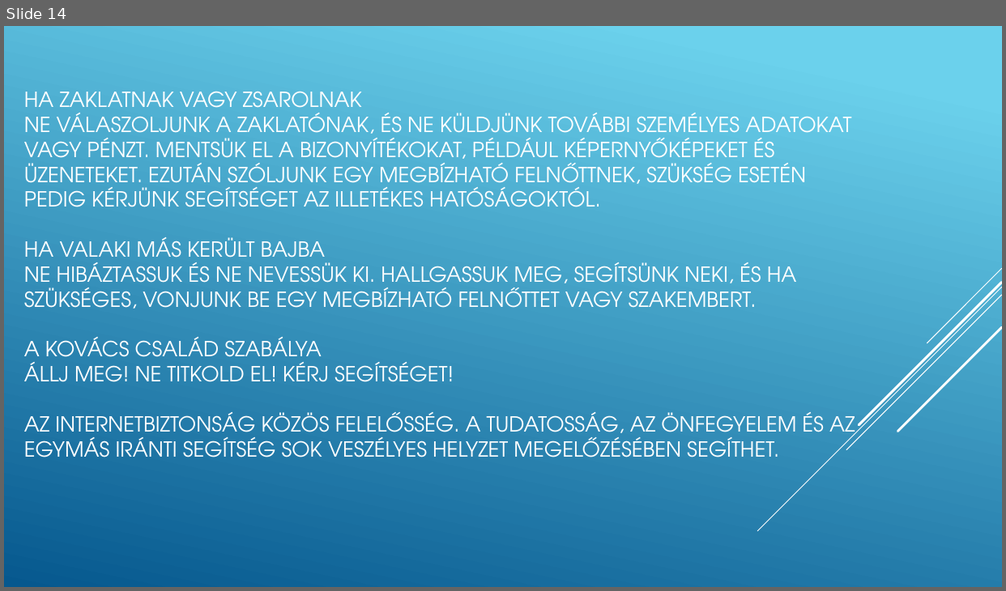
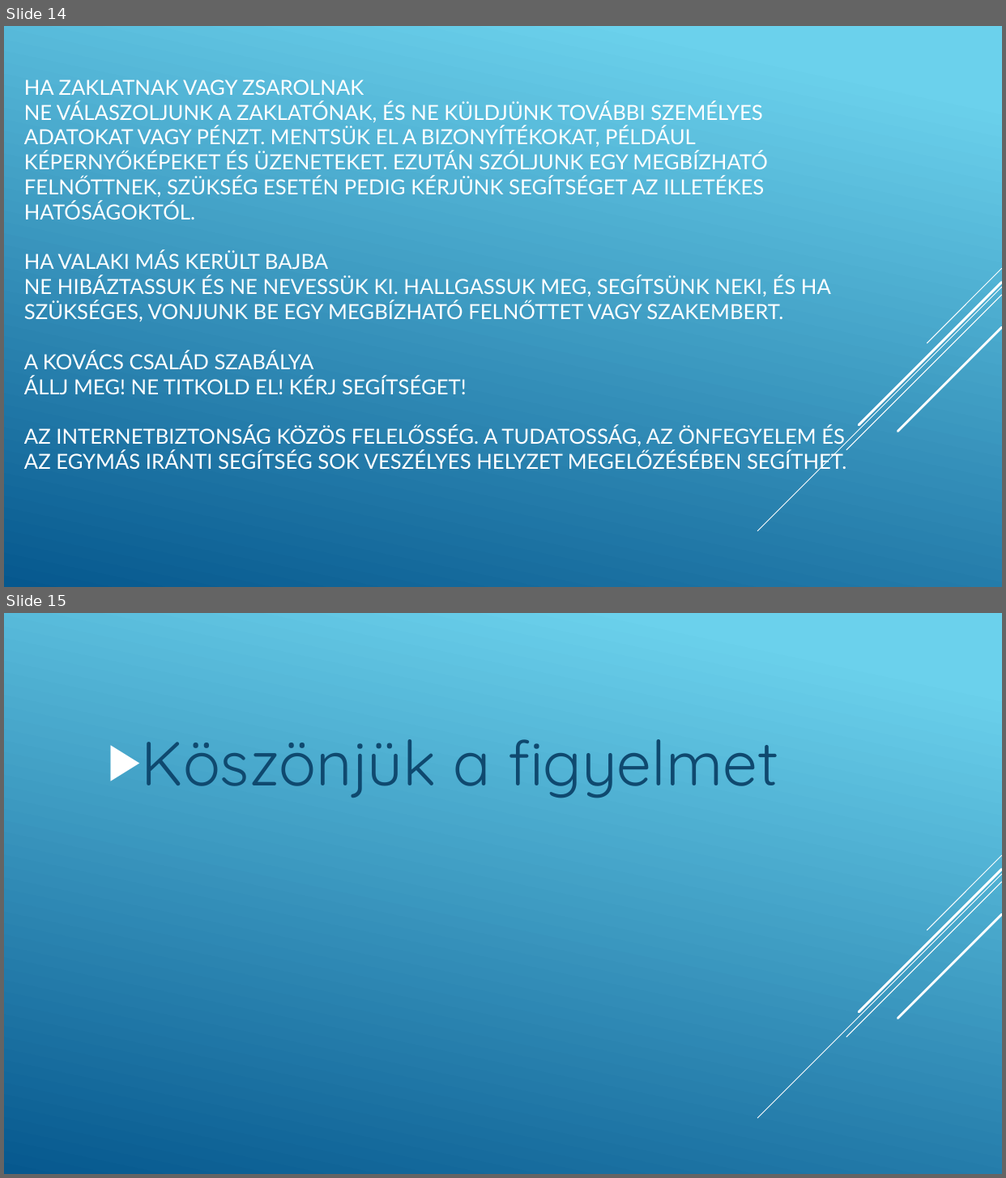
Before and after one commit to Kerozinus/26-27-Szoftver, a slide deck: IKT_SMH/11evfolyam_BiztonsagosCsalad/Biztonságos család az interneten.pptx. Shown one above the other, each under a label of ours: slide 14 before the commit, slides 14 and 15 after it. The pictures are 1006x591 and 1006x1178 pixels, drawn with LibreOffice and Linux fonts; fonts in the diff are those of the drawing. Boxes give left, top, right and bottom in pixels: in the first picture for what was removed or moved away, otherwise in the second. Text is boxed around its words. In the diff, an @@ line names an element or a change of style, - is before the commit and + after.

```diff
--- a/IKT_SMH/11evfolyam_BiztonsagosCsalad/Biztonságos család az interneten.pptx
+++ b/IKT_SMH/11evfolyam_BiztonsagosCsalad/Biztonságos család az interneten.pptx
@@ slide 15 added at [4, 613, 1002, 1174], background gradient #6ED2EB to #06588E; not listed: 5 template elements that a slide beside it also shows @@
@@ text added at [141, 739, 778, 798], 60 pt, text #0F496F @@
+▶ Köszönjük a figyelmet
@@ slide 14 changed as well @@
@@ title "HA ZAKLATNAK VAGY ZSAROLNAK NE ..." at [24, 79, 846, 473]: font TeX Gyre Adventor to Lato @@
```
Also in this commit, not shown: 13 other slides changed, 1 other file.
